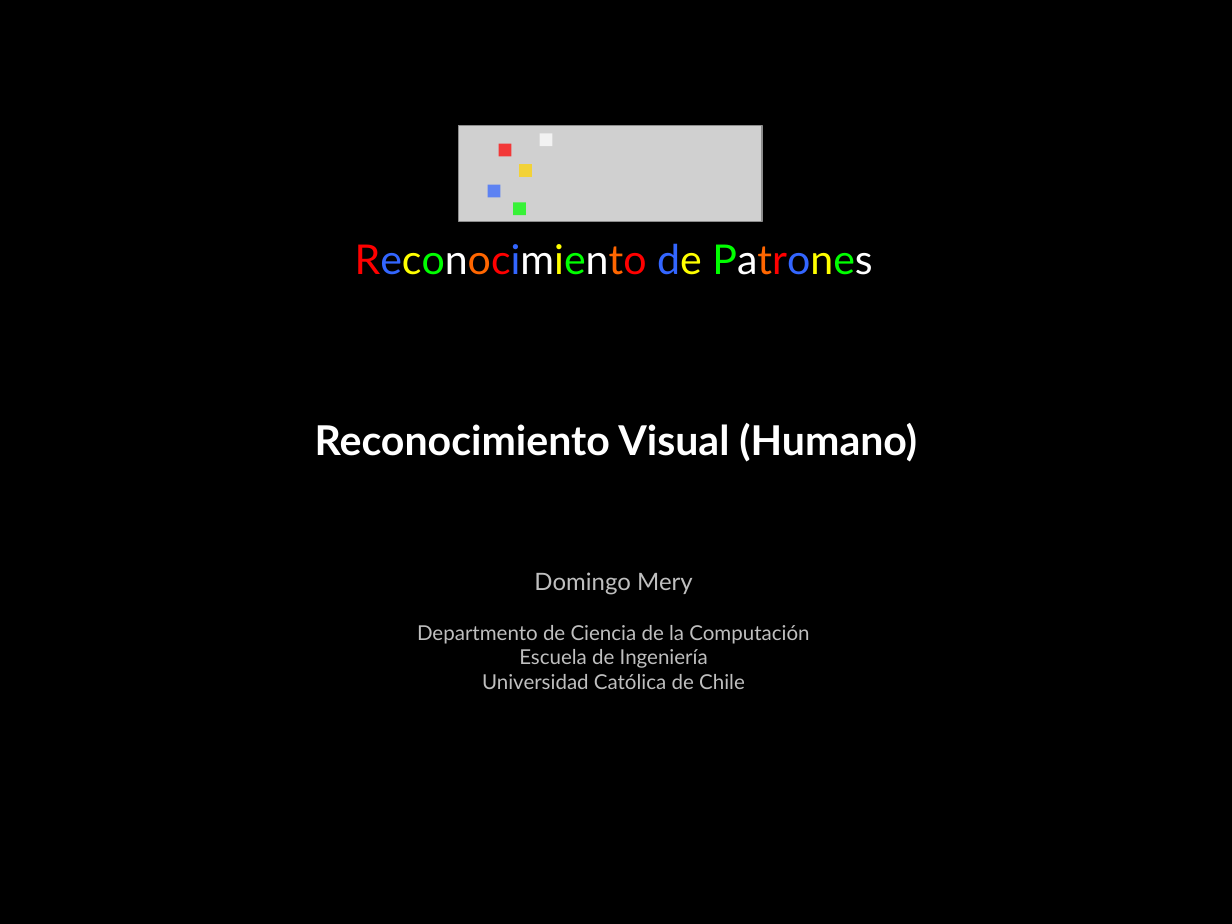
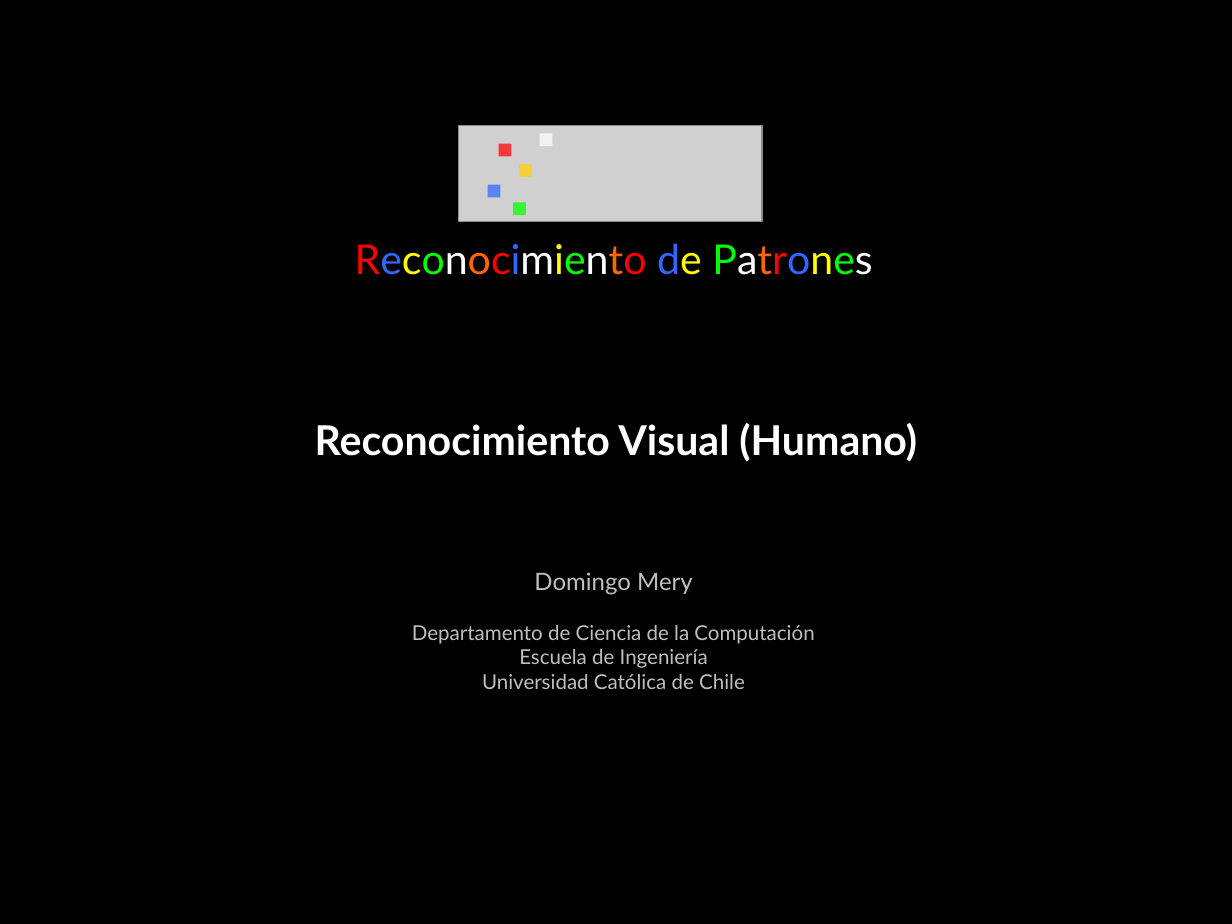
Before and after one commit to domingomery/patrones, a slide deck: slide 1 of clases/Cap01_Introduccion/presentations/PAT01_EjercicioReconocimiento.pptx. Drawn at 1232x924 pixels with LibreOffice and Linux fonts; fonts in the diff are those of the drawing; grey boxes stand for pictures. Boxes give left, top, right and bottom in pixels: in the first picture for what was removed or moved away, otherwise in the second. Text is boxed around its words. In the diff, an @@ line names an element or a change of style, - is before the commit and + after.

```diff
--- a/clases/Cap01_Introduccion/presentations/PAT01_EjercicioReconocimiento.pptx
+++ b/clases/Cap01_Introduccion/presentations/PAT01_EjercicioReconocimiento.pptx
@@ text at bbox=[412, 625, 814, 644]: text changed @@
-Departmento de Ciencia de la Computación
+Departamento de Ciencia de la Computación
```
Also in this commit, not shown: 37 other files.
